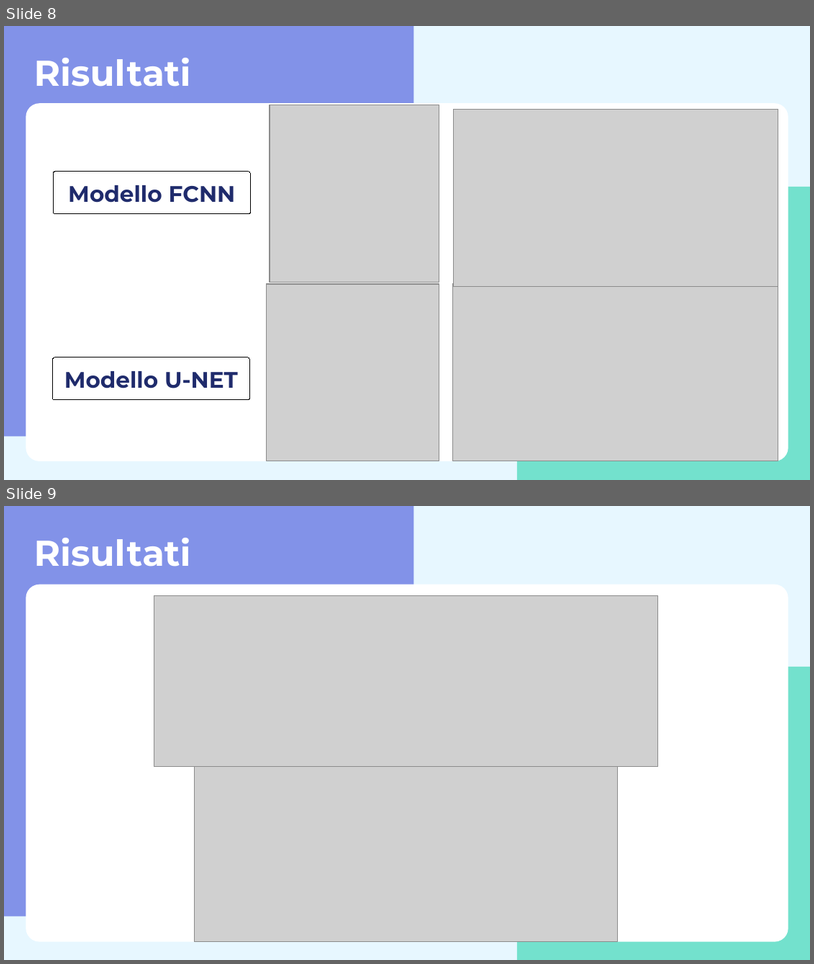
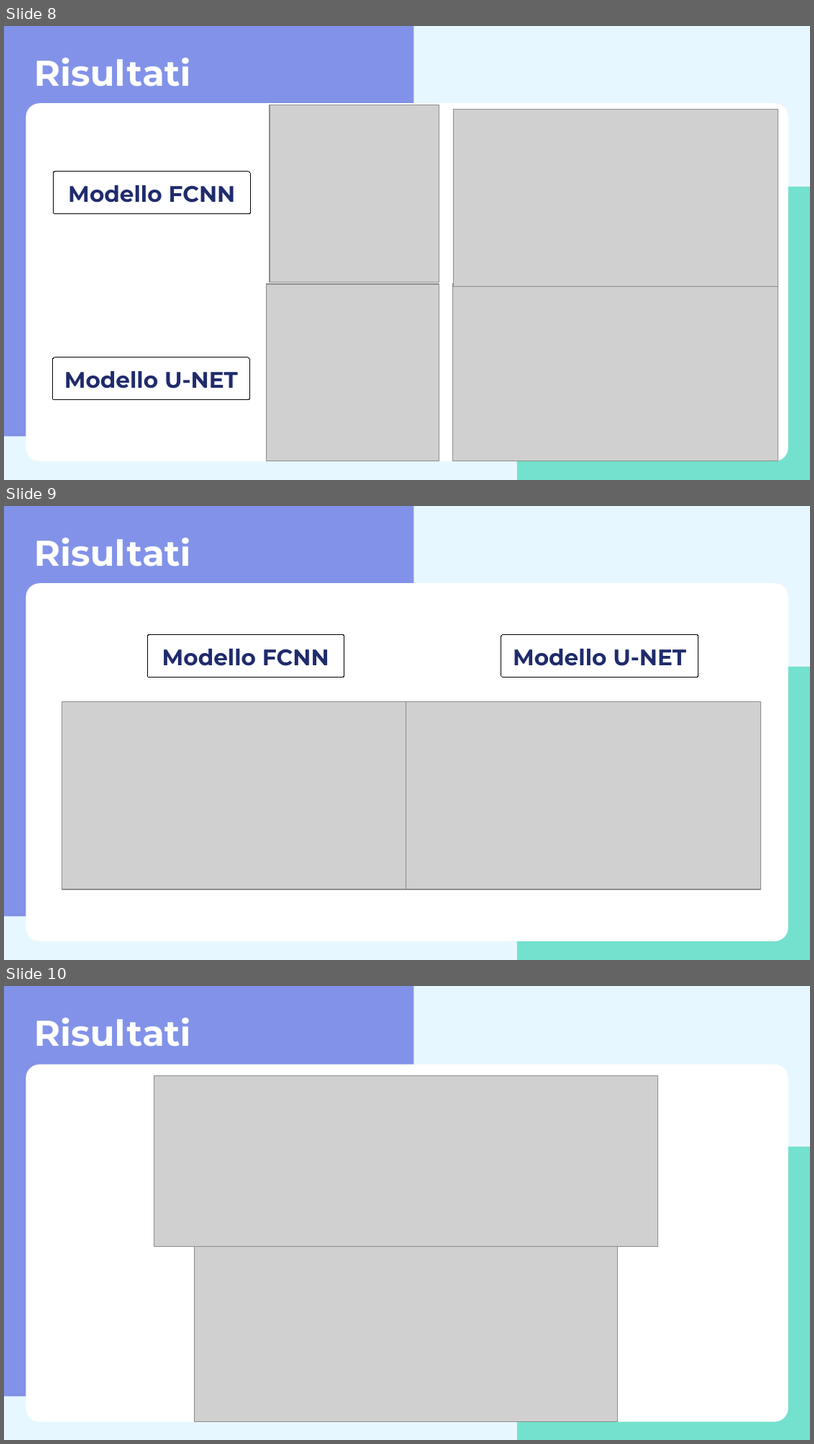
Before and after one commit to LeonardoRocca-13/LIDC-IDRI_Segmentation_Project, a slide deck: Project_Presentation.pptx. Shown one above the other, each under a label of ours: slides 8 and 9 before the commit, slides 8, 9 and 10 after it. The pictures are 814x964 and 814x1444 pixels, drawn with LibreOffice and Linux fonts; fonts in the diff are those of the drawing; grey boxes stand for pictures. Boxes give left, top, right and bottom in pixels: in the first picture for what was removed or moved away, otherwise in the second. Text is boxed around its words. In the diff, an @@ line names an element or a change of style, - is before the commit and + after.

```diff
--- a/Project_Presentation.pptx
+++ b/Project_Presentation.pptx
@@ slide 9 added at <box>4,506,810,960</box>, background #E7F7FF; not listed: 2 template elements that a slide beside it also shows @@
@@ title added at <box>34,538,191,566</box>, 32 pt, text #FFFFFF, bold @@
+Risultati
@@ rounded rectangle added at <box>26,584,789,942</box>, fill #FFFFFF @@
@@ rounded rectangle added at <box>147,634,345,677</box>, outline #000000 0.75 pt, 20 pt, text #1F2B6C, bold @@
+Modello FCNN
@@ rounded rectangle added at <box>502,634,698,677</box>, outline #000000 0.75 pt, 20 pt, text #1F2B6C, bold @@
+Modello U-NET
@@ picture added at <box>62,702,406,889</box> @@
@@ picture added at <box>406,702,761,889</box> @@
@@ what was slide 9 is now slide 10 @@
```
